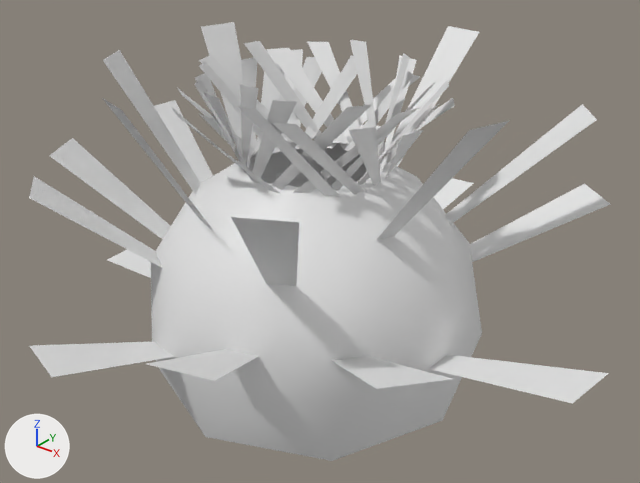
Before and after pictures for a commit that changed the glTF model jokastree.gltf.
Both versions are drawn from a 50 mm camera at (45.5, -55.8, 47.8) aimed at (1.2, -0.5, 13.5). Every picture has the same lights, and +X, +Y and +Z are marked at lower left. Where no turn or scale is listed for an object, it has been applied to the vertices.

Script lines for the objects in view, before the commit:
```python
me_sphere = bpy.data.meshes.new('Sphere')
me_sphere.from_pydata(...)  # 40 vertices, 64 faces; spans x -14.5..14.5, y -14.5..14.5, z -6.0..14.5
me_sphere_001 = bpy.data.meshes.new('Sphere.001')
me_sphere_001.from_pydata(...)  # 64 vertices, 32 faces; spans x -10.2..11.1, y -10.3..11.3, z 13.9..23.4
me_sphere_002 = bpy.data.meshes.new('Sphere.002')
me_sphere_002.from_pydata(...)  # 80 vertices, 40 faces; spans x -24.6..27.9, y -25.7..26.8, z -2.1..23.2
me_sphere_003 = bpy.data.meshes.new('Sphere.003')
me_sphere_003.from_pydata(...)  # 64 vertices, 32 faces; spans x -10.7..11.7, y -10.8..11.8, z 13.9..21.8
ob_sphere = bpy.data.objects.new('Sphere', me_sphere)
ob_sphere.location = (0.0, 0.0, 6.0)
ob_sphere_001 = bpy.data.objects.new('Sphere.001', me_sphere_001)
ob_sphere_001.location = (0.0, 0.0, 6.0)
ob_sphere_002 = bpy.data.objects.new('Sphere.002', me_sphere_002)
ob_sphere_002.location = (0.0, 0.0, 6.0)
ob_sphere_003 = bpy.data.objects.new('Sphere.003', me_sphere_003)
ob_sphere_003.location = (0.0, 0.0, 6.0)
```
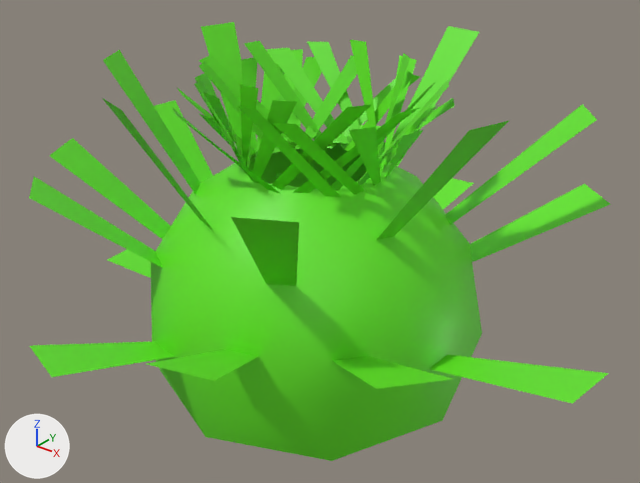
Boxes [x1, y1, x2, y2] around the edits, measured in the pictures (640 x 483 px):
'Sphere', recoloured (white to green)
    both: [151, 142, 482, 461]
'Sphere.002', recoloured (white to green)
    both: [29, 22, 610, 404]
'Sphere.001', recoloured (grey to green)
    both: [178, 40, 449, 193]
'Sphere.003', recoloured (grey to green)
    both: [172, 55, 455, 197]

The change, as a diff of the scene's bpy script:
```diff
--- a/jokastree.gltf.py
+++ b/jokastree.gltf.py
@@ mat_green @@
+mat_green = principled_material('Green')
+mat_green.base_color = (0.128, 0.8, 0.016)  # green #64e722
@@ me_sphere @@
 me_sphere.from_pydata(...)  # 40 vertices, 64 faces; spans x -14.5..14.5, y -14.5..14.5, z -6.0..14.5
+me_sphere.materials.append(mat_green)  # green #64e722
@@ me_sphere_001 @@
 me_sphere_001.from_pydata(...)  # 64 vertices, 32 faces; spans x -10.2..11.1, y -10.3..11.3, z 13.9..23.4
+me_sphere_001.materials.append(mat_green)  # green #64e722
@@ me_sphere_002 @@
 me_sphere_002.from_pydata(...)  # 80 vertices, 40 faces; spans x -24.6..27.9, y -25.7..26.8, z -2.1..23.2
+me_sphere_002.materials.append(mat_green)  # green #64e722
@@ me_sphere_003 @@
 me_sphere_003.from_pydata(...)  # 64 vertices, 32 faces; spans x -10.7..11.7, y -10.8..11.8, z 13.9..21.8
+me_sphere_003.materials.append(mat_green)  # green #64e722
```
